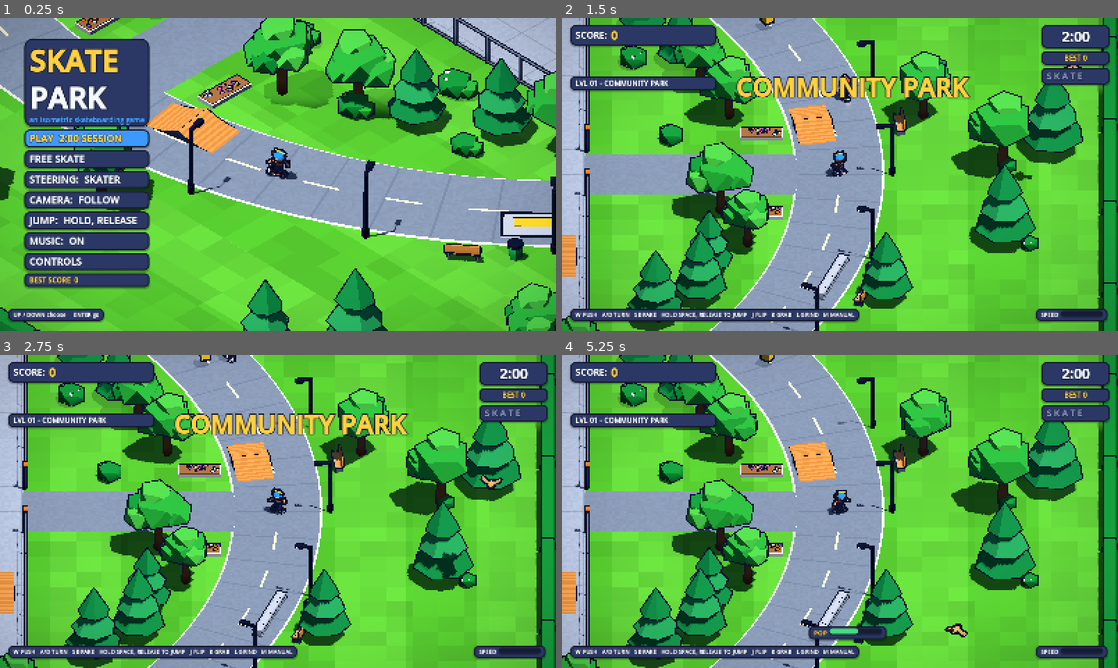
Above: before the commit, frames 1-4 (two rows, left to right).
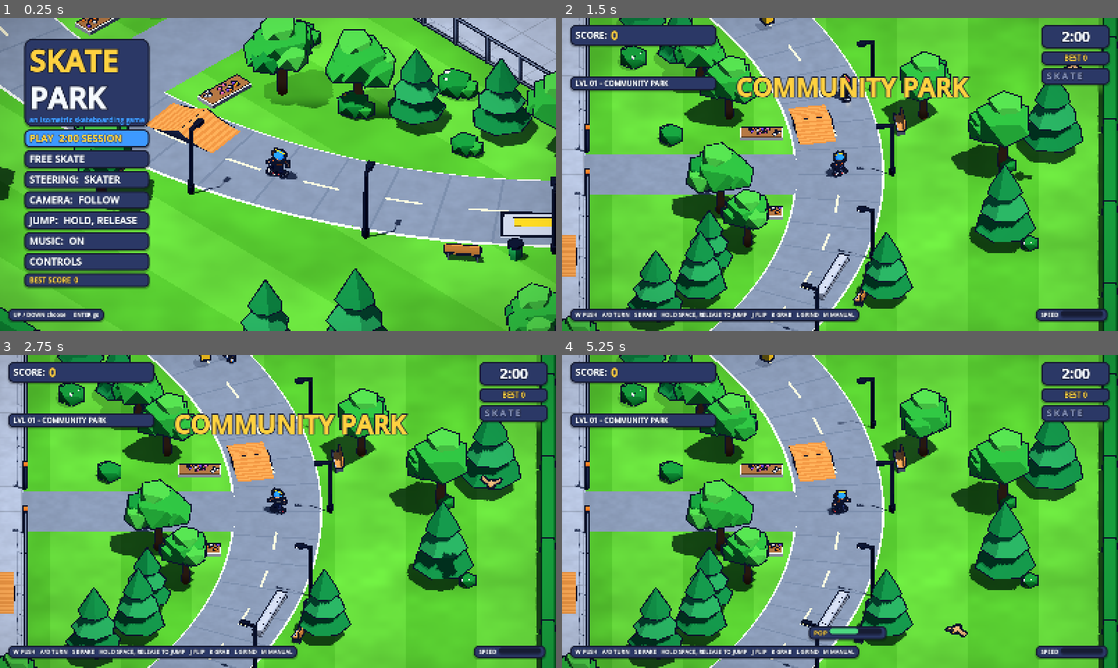
Above: after the commit, the same moments.

Repository: TinyBitAdventures/not-pro-skater
Game: Godot game, scene res://scenes/title.tscn
Two runs of this game, one before a commit and one after it. Both use one fixed random seed, a clock stepped at 60 frames per second and the inputs below.
Inputs (mouse positions are in pixels of both pictures, inside the frame that each line leads up to):
- Up to frame 1 (0.25 s): no input
- Up to frame 2 (1.5 s): tap Enter (ui_accept) at 0.5, 0.77, 1.07 s; move the mouse to (962, 158) at 0.52 s; hold D (move_right) 0.53-1.25 s; tap Q (cam_left) at 0.6 s; click (962, 158) at 0.67 s; tap A (move_left) at 1.25 s; drag from (728, 190) to (812, 237) at 1.27 s
- Up to frame 3 (2.75 s): tap A (move_left) at 2 s; move the mouse to (333, 442) at 2.02 s; hold D (move_right) from 2.03 s (still down); tap J (flip) at 2.1 s
- Up to frame 4 (5.25 s): release D (move_right) at 2.75 s; tap A (move_left) at 2.75, 3.5 s; drag from (812, 574) to (673, 464) at 2.77 s; move the mouse to (1006, 558) at 3.52 s; hold A (move_left) 3.53-4.25 s; tap L (grind) at 3.6 s; tap Enter (ui_accept) at 3.77, 4.07 s; drag from (673, 464) to (756, 433) at 4.27 s; move the mouse to (867, 511) at 5.02 s; hold Shift (brake) from 5.03 s (still down); hold Space (ollie) from 5.03 s (still down); click (867, 511) at 5.17 s

The runs differ from the first frame. In frame 1, 0.4% of the frame differs, in the area x 27-96%, y 28-100%; in frame 2, less than 0.1%; in frame 3, less than 0.1%; in frame 4, less than 0.1%.

Commit message:
👌 IMPROVE: Rider details, smoother surface noise, changelog
- Board graphics, star shirt, wrist guards, chin strap, mouth and eyebrows
- Surface noise uses smooth value noise instead of square cells

Diff:
--- a/game/scripts/skater/skater_visual.gd
+++ b/game/scripts/skater/skater_visual.gd
@@ -105,6 +105,8 @@
 		"Pants": Color.html(PANTS[rng.randi() % PANTS.size()]),
 		"Hair": Color.html(HAIRS[rng.randi() % HAIRS.size()]),
 		"Deck": Color.html(SHIRTS[rng.randi() % SHIRTS.size()]),
+		"DeckB": Color.html(HELMETS[rng.randi() % HELMETS.size()]),
+		"ShirtB": Color.html(["fff1d6", "ffd23f", "f4f7fb"][rng.randi() % 3]),
 		"no_ponytail": rng.randf() < 0.5,
 	}
 
--- a/game/scripts/util/toon.gd
+++ b/game/scripts/util/toon.gd
@@ -10,10 +10,10 @@
 
 ## Per-material tweaks. outline=false skips the black hull; flat=true means "ground-like, casts no shadow".
 const STYLES: Dictionary = {
-	"Grass": {"noise_scale": 0.55, "noise_amount": 0.05, "grass_detail": 1.0, "outline": false, "flat": true},
-	"GrassB": {"noise_scale": 0.55, "noise_amount": 0.05, "grass_detail": 1.0, "outline": false, "flat": true},
-	"Plaza": {"grid_scale": 3.0, "grid_amount": 0.13, "noise_scale": 5.0, "noise_amount": 0.025, "outline": false, "flat": true},
-	"Path": {"noise_scale": 5.0, "noise_amount": 0.025, "outline": false, "flat": true},
+	"Grass": {"noise_scale": 0.35, "noise_amount": 0.09, "grass_detail": 1.0, "outline": false, "flat": true},
+	"GrassB": {"noise_scale": 0.35, "noise_amount": 0.09, "grass_detail": 1.0, "outline": false, "flat": true},
+	"Plaza": {"grid_scale": 3.0, "grid_amount": 0.13, "noise_scale": 1.6, "noise_amount": 0.045, "outline": false, "flat": true},
+	"Path": {"noise_scale": 1.8, "noise_amount": 0.04, "outline": false, "flat": true},
 	"PathB": {"outline": false, "flat": true},
 	"Line": {"outline": false, "flat": true},
 	"Curb": {"outline": false},
--- a/game/shaders/toon.gdshader
+++ b/game/shaders/toon.gdshader
@@ -85,7 +85,7 @@
 	}
 	vec3 c = albedo.rgb;
 	if (noise_scale > 0.0) {
-		float n = hash21(floor(wpos.xz * noise_scale));
+		float n = vnoise(wpos.xz * noise_scale) * 0.7 + vnoise(wpos.xz * noise_scale * 2.7 + 13.0) * 0.3;
 		c *= 1.0 + (n - 0.5) * 2.0 * noise_amount;
 	}
 	if (grid_scale > 0.0) {
Binary file changed: game/assets/models/skater.glb
Not shown, changed: CHANGELOG.md
Not shown, changed: blender/skater.py
